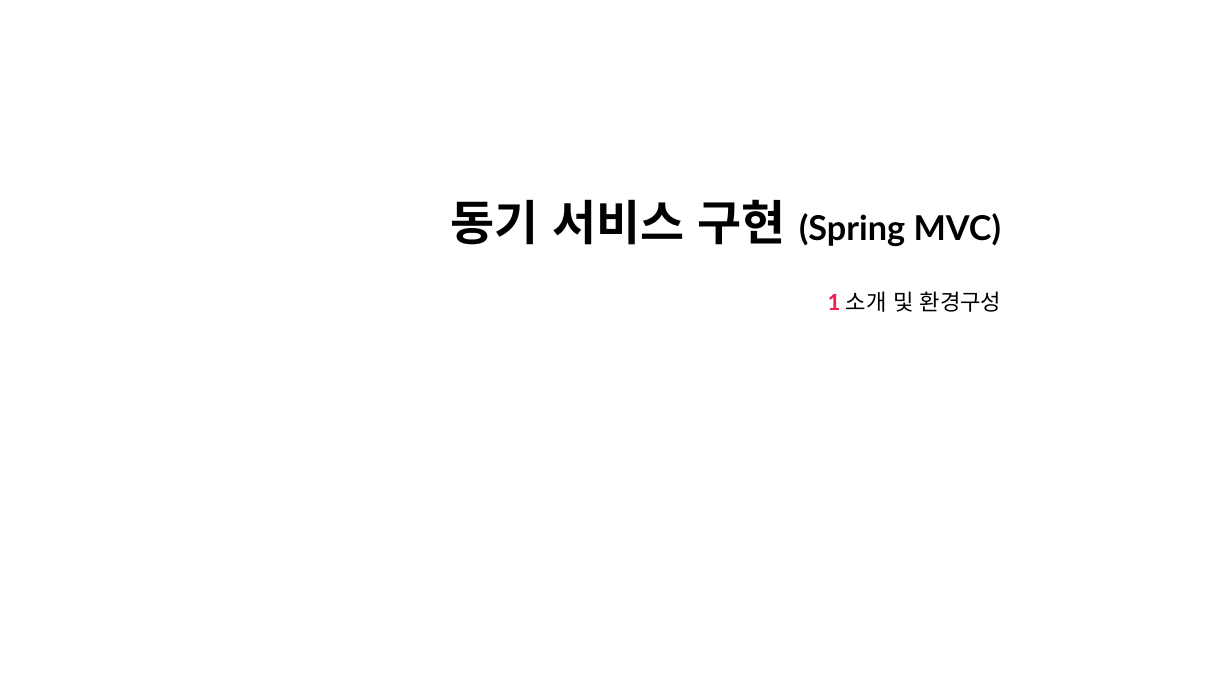
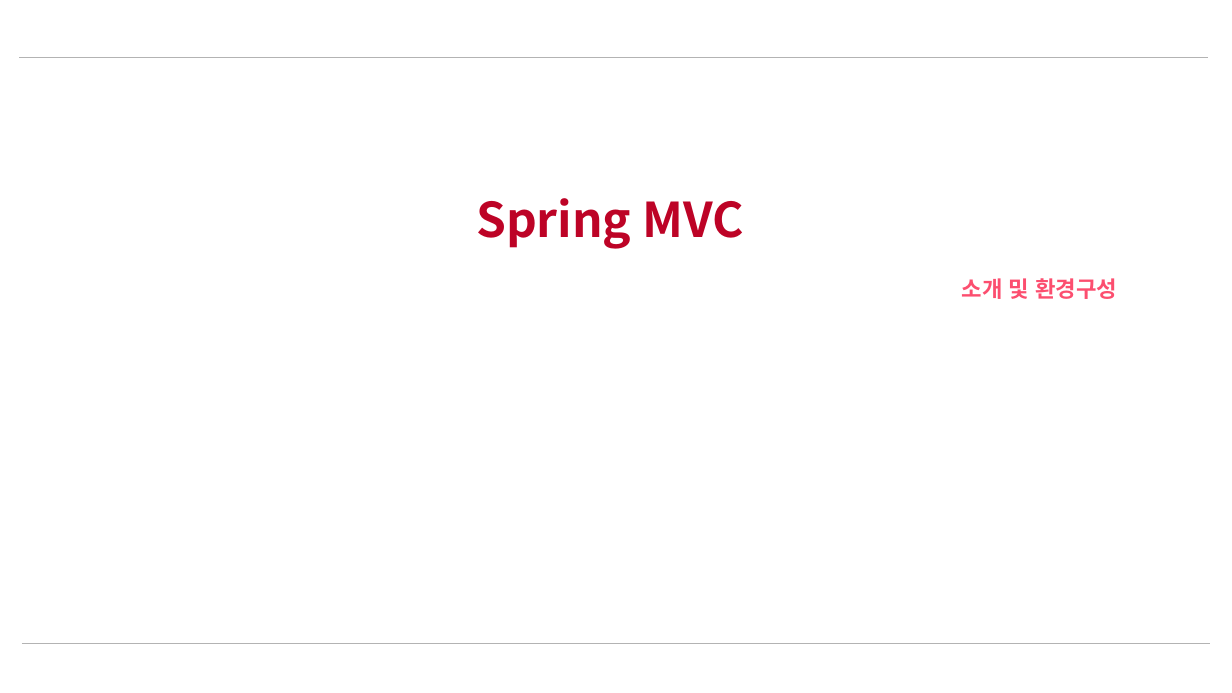
Before and after one commit to nayasis/fastcampus-webflux-coroutine, a slide deck: slide 1 of 99.ppt/Ch2. 동기 서비스 구현 (Spring MVC).pptx. Drawn at 1232x693 pixels with LibreOffice and Linux fonts; fonts in the diff are those of the drawing; background and template pictures are left out. Boxes give left, top, right and bottom in pixels: in the first picture for what was removed or moved away, otherwise in the second. Text is boxed around its words. In the diff, an @@ line names an element or a change of style, - is before the commit and + after.

```diff
--- a/99.ppt/Ch2. 동기 서비스 구현 (Spring MVC).pptx
+++ b/99.ppt/Ch2. 동기 서비스 구현 (Spring MVC).pptx
@@ line added from (20, 57) to (1207, 57), #B3B3B3 0.5 pt @@
@@ title at (476, 198, 743, 249): text changed; size 20 to 28 pt; font Lato to Noto Sans CJK KR; text colour #000000 to #BD0326 @@
-동기 서비스 구현 (Spring MVC)
+Spring MVC
@@ subtitle at (962, 278, 1117, 299): text changed; font Lato to Noto Sans CJK KR; text colour #000000 to #FC4E6F; bold on @@
-1 소개 및 환경구성
+소개 및 환경구성
@@ line added from (22, 643) to (1210, 643), #B3B3B3 0.5 pt @@
```
Also in this commit, not shown: 7 other slides changed, 2 other files.
